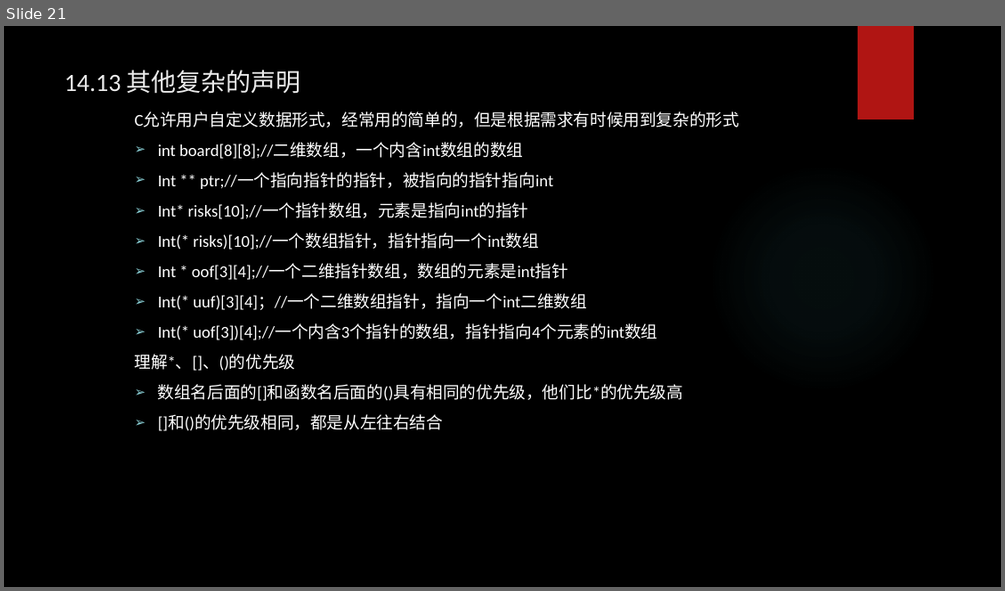
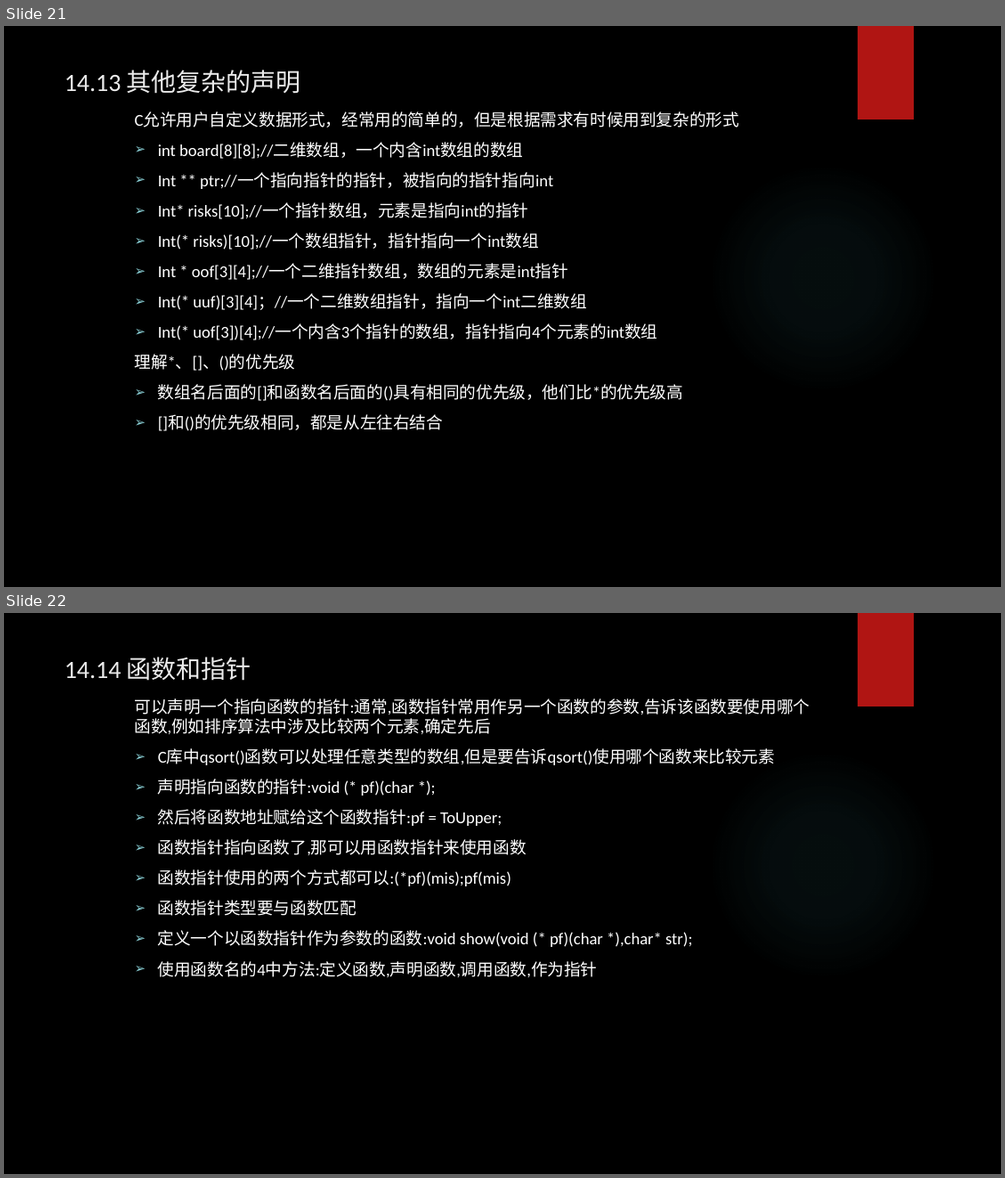
Before and after one commit to tsyin/c_ppt-code, a slide deck: PPT/14 结构和其他数据形式.pptx. Shown one above the other, each under a label of ours: slide 21 before the commit, slides 21 and 22 after it. The pictures are 1005x591 and 1005x1178 pixels, drawn with LibreOffice and Linux fonts; fonts in the diff are those of the drawing; background and template pictures are left out. Boxes give left, top, right and bottom in pixels: in the first picture for what was removed or moved away, otherwise in the second. Text is boxed around its words. In the diff, an @@ line names an element or a change of style, - is before the commit and + after.

```diff
--- a/PPT/14 结构和其他数据形式.pptx
+++ b/PPT/14 结构和其他数据形式.pptx
@@ slide 22 added at bbox=[4, 613, 1001, 1174], background picture (left out); not listed: 2 template elements that a slide beside it also shows @@
@@ title added at bbox=[65, 657, 251, 681], 24 pt, text #EBEBEB @@
+14.14 函数和指针
@@ text added at bbox=[135, 698, 810, 977], 16 pt, text #FFFFFF @@
+  可以声明一个指向函数的指针:通常,函数指针常用作另一个函数的参数,告诉该函数要使用哪个函数,例如排序算法中涉及比较两个元素,确定先后
+  ➢ C库中qsort()函数可以处理任意类型的数组,但是要告诉qsort()使用哪个函数来比较元素
+  ➢ 声明指向函数的指针:void (* pf)(char *);
+  ➢ 然后将函数地址赋给这个函数指针:pf = ToUpper;
+  ➢ 函数指针指向函数了,那可以用函数指针来使用函数
+  ➢ 函数指针使用的两个方式都可以:(*pf)(mis);pf(mis)
+  ➢ 函数指针类型要与函数匹配
+  ➢ 定义一个以函数指针作为参数的函数:void show(void (* pf)(char *),char* str);
+  ➢ 使用函数名的4中方法:定义函数,声明函数,调用函数,作为指针
```
Also in this commit, not shown: 1 other slide added, 5 other files.
